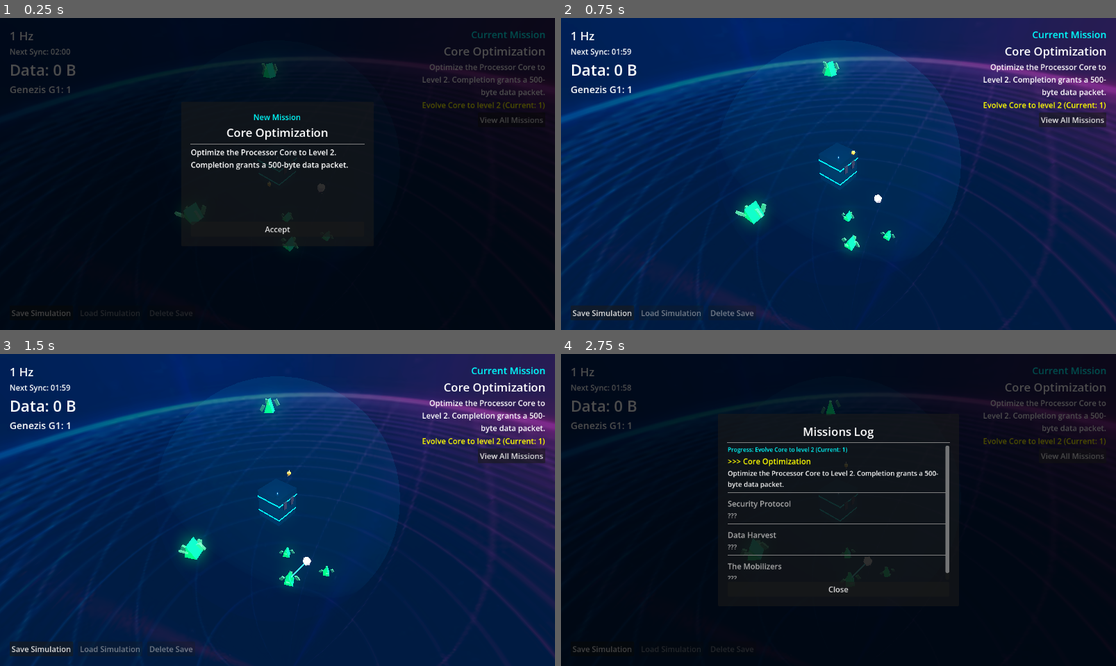
Above: before the commit, frames 1-4 (two rows, left to right).
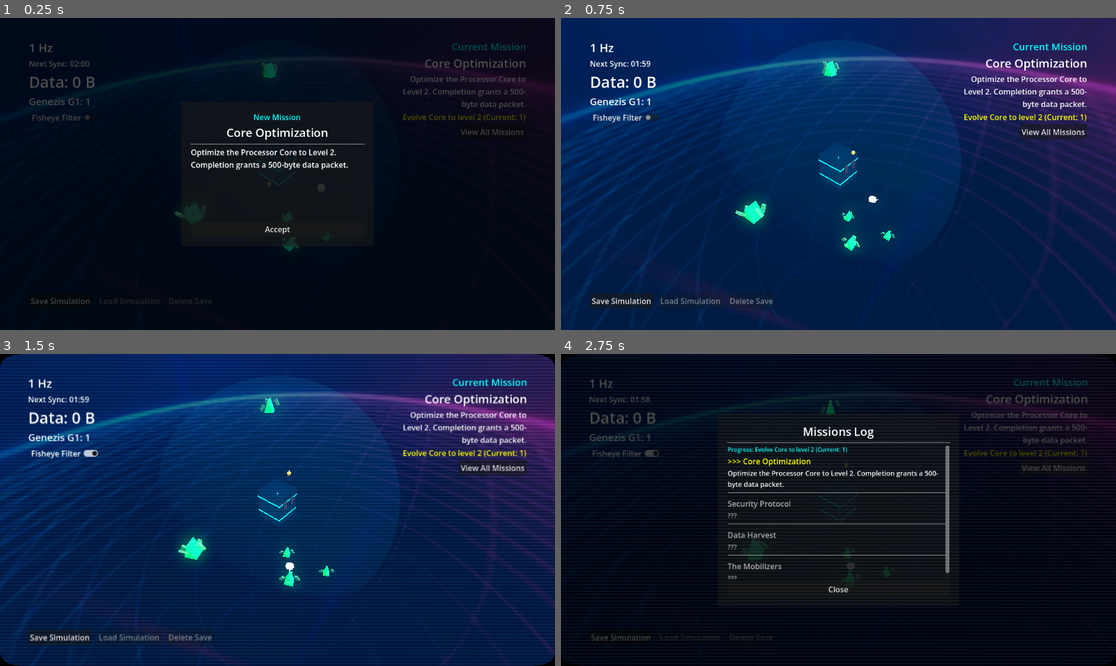
Above: after the commit, the same moments.

Repository: peterlavey/immanent
Game: Godot game, scene res://src/core/world/World.tscn
Two runs of this game, one before a commit and one after it. Both use one fixed random seed, a clock stepped at 60 frames per second and the inputs below. Sound files missing from this copy of the repository are replaced by a short silence.
Inputs (mouse positions are in pixels of both pictures, inside the frame that each line leads up to):
- Up to frame 1 (0.25 s): no input
- Up to frame 2 (0.75 s): click "Accept" at 0.5 s
- Up to frame 3 (1.5 s): click (66, 453) at 1.25 s, where only the run after the commit has a clickable "Fisheye Filter"
- Up to frame 4 (2.75 s): click "View All Missions" at 2 s

The runs differ from the first frame. In frame 1, 2.7% of the frame differs, in the area x 1-99%, y 4-96%; in frame 2, 5.0%; in frame 3, 5.5%, in the area x 0-100%, y 0-100%; in frame 4, 2.9%.

Commit message:
Add Fisheye Shader Effect with Subtle CRT Aesthetics
Implement a fisheye shader with adjustable parameters for distortion, curvature, and vignette. Add a `FisheyeEffect` scene with CRT-style enhancements (scanlines, rounded corners). Integrate a toggle checkbox into the HUD to enable/disable the effect, ensuring UI compatibility and minimal distortion. Update tasks and documentation.

Diff:
--- /dev/null
+++ b/assets/shaders/fisheye.gdshader
@@ -0,0 +1,47 @@
+shader_type canvas_item;
+
+uniform float strength : hint_range(-1.0, 1.0) = -0.01;
+uniform float curvature : hint_range(0.0, 10.0) = 2.0;
+uniform float roundness : hint_range(0.0, 1.0) = 0.04;
+uniform float vignette_softness : hint_range(0.0, 1.0) = 0.03;
+uniform float scanline_count : hint_range(0.0, 2000.0) = 600.0;
+uniform float scanline_opacity : hint_range(0.0, 1.0) = 0.03;
+uniform float scanline_speed : hint_range(0.0, 10.0) = 0.5;
+uniform sampler2D screen_texture : hint_screen_texture, repeat_disable, filter_nearest;
+
+void fragment() {
+    vec2 uv = SCREEN_UV;
+    vec2 center = vec2(0.5, 0.5);
+    vec2 dir = uv - center;
+    float dist = length(dir);
+
+    // Improved fisheye distortion logic
+    if (strength != 0.0) {
+        float distortion = 1.0 + strength * pow(dist, curvature);
+        uv = center + dir * distortion;
+    }
+
+    // Check if uv is within bounds with rounded corners
+    // CRT-style rounded edges logic
+    vec2 q = abs(uv - center) * 2.0;
+    // The curve for rounded corners: (x/a)^n + (y/b)^n = 1
+    // We can use a power function to define the corner mask
+    float corner_mask = pow(q.x, 1.0 / roundness) + pow(q.y, 1.0 / roundness);
+
+    if (corner_mask > 1.0) {
+        COLOR = vec4(0.0, 0.0, 0.0, 1.0);
+    } else {
+        vec4 tex = texture(screen_texture, uv);
+
+        // Scanlines
+        float s = sin(uv.y * scanline_count + TIME * scanline_speed);
+        tex.rgb -= s * scanline_opacity;
+
+        // Add a slight vignette/shadow at the edges for more "TV" feel
+        float edge_dist = max(q.x, q.y);
+        float vignette = smoothstep(1.0, 1.0 - vignette_softness, corner_mask);
+
+        COLOR = tex * vignette;
+        COLOR.a = 1.0;
+    }
+}
--- a/project.godot
+++ b/project.godot
@@ -15,10 +15,6 @@
 config/features=PackedStringArray("4.6", "Forward Plus")
 config/icon="res://icon.svg"
 
-[audio]
-
-buses/default_bus_layout="res://default_bus_layout.tres"
-
 [autoload]
 
 SaveManager="*res://src/core/core/SaveManager.gd"
--- /dev/null
+++ b/src/ui/hud/FisheyeEffect.tscn
@@ -0,0 +1,25 @@
+[gd_scene load_steps=4 format=3]
+
+[ext_resource type="Shader" path="res://assets/shaders/fisheye.gdshader" id="1_shader"]
+
+[sub_resource type="ShaderMaterial" id="ShaderMaterial_1"]
+shader = ExtResource("1_shader")
+shader_parameter/strength = -0.01
+shader_parameter/curvature = 2.0
+shader_parameter/roundness = 0.04
+shader_parameter/vignette_softness = 0.03
+shader_parameter/scanline_count = 600.0
+shader_parameter/scanline_opacity = 0.03
+shader_parameter/scanline_speed = 0.5
+
+[node name="FisheyeEffect" type="CanvasLayer"]
+layer = 10
+
+[node name="ColorRect" type="ColorRect" parent="."]
+material = SubResource("ShaderMaterial_1")
+anchors_preset = 15
+anchor_right = 1.0
+anchor_bottom = 1.0
+grow_horizontal = 2
+grow_vertical = 2
+mouse_filter = 2
--- a/src/ui/hud/HUD.gd
+++ b/src/ui/hud/HUD.gd
@@ -1,4 +1,4 @@
-extends Control
+extends CanvasLayer
 
 @onready var data_label = $MarginContainer/VBoxContainer/DataLabel
 @onready var iteration_label = $MarginContainer/VBoxContainer/IterationLabel
@@ -14,6 +14,8 @@
 @onready var mission_list_button = $MarginContainer/MissionContainer/MissionListButton
 @onready var mission_list_ui = $MissionListUI
 @onready var mission_presentation_ui = $MissionPresentationUI
+@onready var fisheye_effect = $FisheyeEffect
+@onready var fisheye_toggle = $MarginContainer/VBoxContainer/FisheyeToggle
 
 @onready var save_button = $MarginContainer/SaveLoadContainer/SaveButton
 @onready var load_button = $MarginContainer/SaveLoadContainer/LoadButton
@@ -82,6 +84,9 @@
 
 	if mission_list_button:
 		mission_list_button.pressed.connect(_on_mission_list_button_pressed)
+
+	if fisheye_toggle:
+		fisheye_toggle.toggled.connect(_on_fisheye_toggled)
 
 	# Initial count
 	_update_genezis_count()
@@ -228,6 +233,11 @@
 		mission_list_ui.show_missions()
 		_play_click_sfx()
 
+func _on_fisheye_toggled(button_pressed: bool) -> void:
+	if fisheye_effect:
+		fisheye_effect.visible = button_pressed
+		_play_click_sfx()
+
 func _on_save_button_pressed() -> void:
 	if has_node("/root/SaveManager"):
 		get_node("/root/SaveManager").save_game()
--- a/src/ui/hud/HUD.tscn
+++ b/src/ui/hud/HUD.tscn
@@ -6,29 +6,26 @@
 [ext_resource type="PackedScene" path="res://src/ui/enemy_description_ui/EnemyDescriptionUI.tscn" id="4_scene"]
 [ext_resource type="PackedScene" path="res://src/ui/mission_list_ui/MissionListUI.tscn" id="5_scene"]
 [ext_resource type="PackedScene" path="res://src/ui/mission_presentation_ui/MissionPresentationUI.tscn" id="6_scene"]
+[ext_resource type="PackedScene" path="res://src/ui/hud/FisheyeEffect.tscn" id="7_fisheye_scene"]
 
-[node name="HUD" type="Control"]
-layout_mode = 3
+[node name="HUD" type="CanvasLayer"]
+layer = 2
+script = ExtResource("1_script")
+
+[node name="FisheyeEffect" parent="." instance=ExtResource("7_fisheye_scene")]
+visible = false
+
+[node name="MarginContainer" type="MarginContainer" parent="."]
 anchors_preset = 15
 anchor_right = 1.0
 anchor_bottom = 1.0
 grow_horizontal = 2
 grow_vertical = 2
 mouse_filter = 2
-script = ExtResource("1_script")
-
-[node name="MarginContainer" type="MarginContainer" parent="."]
-layout_mode = 1
-anchors_preset = 15
-anchor_right = 1.0
-anchor_bottom = 1.0
-grow_horizontal = 2
-grow_vertical = 2
-mouse_filter = 2
-theme_override_constants/margin_left = 20
-theme_override_constants/margin_top = 20
-theme_override_constants/margin_right = 20
-theme_override_constants/margin_bottom = 20
+	theme_override_constants/margin_left = 60
+	theme_override_constants/margin_top = 45
+	theme_override_constants/margin_right = 60
+	theme_override_constants/margin_bottom = 45
 
 [node name="VBoxContainer" type="VBoxContainer" parent="MarginContainer"]
 layout_mode = 2
@@ -54,6 +51,10 @@
 layout_mode = 2
 theme_override_font_sizes/font_size = 20
 text = "Genezis Count: 0"
+
+[node name="FisheyeToggle" type="CheckButton" parent="MarginContainer/VBoxContainer"]
+layout_mode = 2
+text = "Fisheye Filter"
 
 [node name="SaveLoadContainer" type="HBoxContainer" parent="MarginContainer"]
 layout_mode = 2
Not shown, added: assets/shaders/fisheye.gdshader.uid
Not shown, changed: docs/tasks.md
